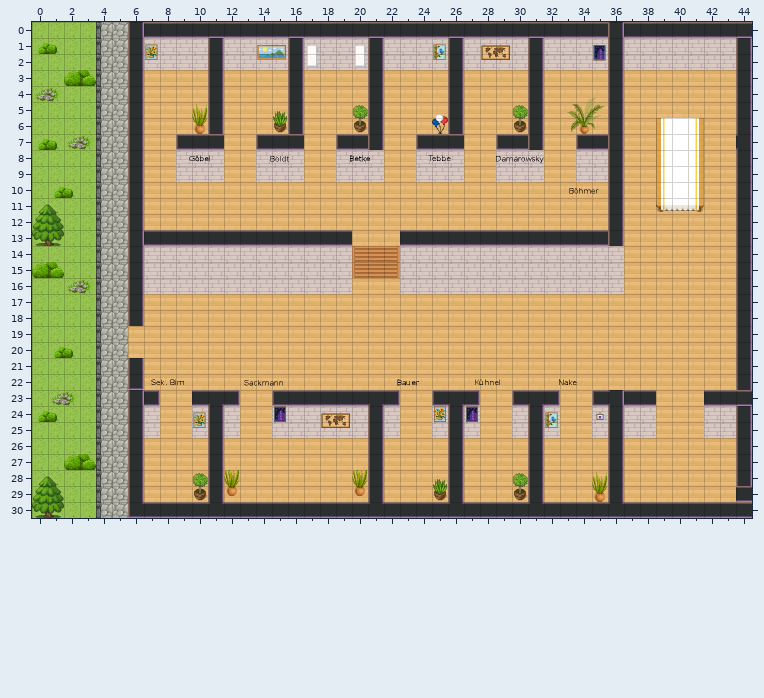
An edit to a level. Tiled map (JSON), office.tmj. The first picture shows the starting point.
Cells are 32x32 px. Shown: x 0..44, y 0..30.
And afterwards:
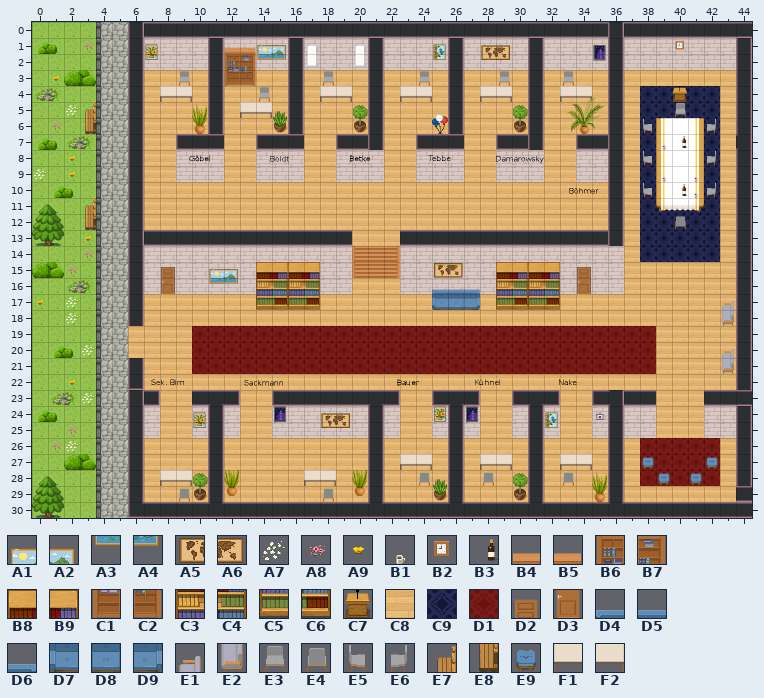
Key: from "WA_Decoration": A1 6, A2 7, A3 18, A4 19, A5 24, A6 25; from "WA_Exterior": A7 578, A8 581, A9 602; from "WA_Miscellaneous": B1 59, B2 78, B3 95; from "WA_Other_Furniture": B4 0, B5 1, B6 12, B7 13, B8 22, B9 23, C1 24, C2 25, C3 34, C4 35, C5 46, C6 47, C7 104; from "WA_Room_Builder": C8 350, C9 362, D1 387, D2 860, D3 885; from "WA_Seats": D4 3, D5 4, D6 5, D7 16, D8 17, D9 18, E1 83, E2 96, E3 117, E4 118, E5 119, E6 120, E7 147, E8 160, E9 163; from "WA_Tables": F1 55, F2 56.
__ is an empty cell.
Tiles replaced or removed in this view: C8.
Edits made:
Changed rows in their new state; .. is an unchanged cell.
Layer "floor/floor1":
first column x 38:
 4 C9 C9 C9 C9 C9
 5 C9 C9 C9 C9 C9
 6 C9 .. .. .. C9
 7 C9 .. .. .. C9
 8 C9 .. .. .. C9
 9 C9 .. .. .. C9
10 C9 .. .. .. C9
11 C9 C9 C9 C9 C9
12 C9 C9 C9 C9 C9
13 C9 C9 C9 C9 C9
14 C9 C9 C9 C9 C9
first column x 10:
19 D1 D1 D1 D1 D1 D1 D1 D1 D1 D1 D1 D1 D1 D1 D1 D1 D1 D1 D1 D1 D1 D1 D1 D1 D1 D1 D1 D1 D1
20 D1 D1 D1 D1 D1 D1 D1 D1 D1 D1 D1 D1 D1 D1 D1 D1 D1 D1 D1 D1 D1 D1 D1 D1 D1 D1 D1 D1 D1
21 D1 D1 D1 D1 D1 D1 D1 D1 D1 D1 D1 D1 D1 D1 D1 D1 D1 D1 D1 D1 D1 D1 D1 D1 D1 D1 D1 D1 D1
first column x 38:
26 D1 D1 D1 D1 D1
27 D1 D1 D1 D1 D1
28 D1 D1 D1 D1 D1
Layer "floor/floor2":
first column x 0:
 1 .. .. .. A8 .. .. .. .. .. .. .. .. .. .. .. .. .. .. .. .. .. .. .. .. .. .. .. .. .. .. .. .. .. .. .. .. .. .. .. .. .. .. .. ..
 3 .. A9 .. .. .. .. .. .. .. E3 .. .. .. .. .. .. .. .. E3 .. .. .. .. .. E3 .. .. .. .. E3 .. .. .. E3 .. .. .. .. .. .. .. .. .. ..
 4 .. .. .. .. .. .. .. .. F1 F2 .. .. .. .. E3 .. .. .. F1 F2 .. .. .. F1 F2 .. .. .. F1 F2 .. .. .. F1 F2 .. .. .. .. .. C7 .. .. ..
 5 .. .. A7 .. .. .. .. .. .. .. .. .. .. F1 F2 .. .. .. .. .. .. .. .. .. .. .. .. .. .. .. .. .. .. .. .. .. .. .. .. .. E3 .. .. ..
 6 .. A8 .. .. .. .. .. .. .. .. .. .. .. .. .. .. .. .. .. .. .. .. .. .. .. .. .. .. .. .. .. .. .. .. .. .. .. .. E5 .. .. .. E6 ..
 8 .. .. A9 .. .. .. .. .. .. .. .. .. .. .. .. .. .. .. .. .. .. .. .. .. .. .. .. .. .. .. .. .. .. .. .. .. .. .. E5 .. .. .. E6 ..
 9 A7 .. A9 .. .. .. .. .. .. .. .. .. .. .. .. .. .. .. .. .. .. .. .. .. .. .. .. .. .. .. .. .. .. .. .. .. .. .. .. .. .. .. .. ..
10 .. .. .. .. .. .. .. .. .. .. .. .. .. .. .. .. .. .. .. .. .. .. .. .. .. .. .. .. .. .. .. .. .. .. .. .. .. .. E5 .. .. .. E6 ..
12 .. .. .. .. .. .. .. .. .. .. .. .. .. .. .. .. .. .. .. .. .. .. .. .. .. .. .. .. .. .. .. .. .. .. .. .. .. .. .. .. E4 .. .. ..
13 .. .. .. A9 .. .. .. .. .. .. .. .. .. .. .. .. .. .. .. .. .. .. .. .. .. .. .. .. .. .. .. .. .. .. .. .. .. .. .. .. .. .. .. ..
14 .. .. .. A8 .. .. .. .. .. .. .. .. .. .. .. .. .. .. .. .. .. .. .. .. .. .. .. .. .. .. .. .. .. .. .. .. .. .. .. .. .. .. .. ..
15 .. .. A8 .. .. .. .. .. .. .. .. .. .. .. .. .. .. .. .. .. .. .. .. .. .. .. .. .. .. .. .. .. .. .. .. .. .. .. .. .. .. .. .. ..
17 A9 .. A7 .. .. .. .. .. .. .. .. .. .. .. .. .. .. .. .. .. .. .. .. .. .. .. .. .. .. .. .. .. .. .. .. .. .. .. .. .. .. .. .. E1
18 .. .. A7 .. .. .. .. .. .. .. .. .. .. .. .. .. .. .. .. .. .. .. .. .. .. .. .. .. .. .. .. .. .. .. .. .. .. .. .. .. .. .. .. E2
20 .. .. .. A7 .. .. .. .. .. .. .. .. .. .. .. .. .. .. .. .. .. .. .. .. .. .. .. .. .. .. .. .. .. .. .. .. .. .. .. .. .. .. .. E1
21 .. .. .. .. .. .. .. .. .. .. .. .. .. .. .. .. .. .. .. .. .. .. .. .. .. .. .. .. .. .. .. .. .. .. .. .. .. .. .. .. .. .. .. E2
22 .. .. A9 .. .. .. .. .. .. .. .. .. .. .. .. .. .. .. .. .. .. .. .. .. .. .. .. .. .. .. .. .. .. .. .. .. .. .. .. .. .. .. .. ..
23 .. .. .. A7 .. .. .. .. .. .. .. .. .. .. .. .. .. .. .. .. .. .. .. .. .. .. .. .. .. .. .. .. .. .. .. .. .. .. .. .. .. .. .. ..
25 .. .. A8 .. .. .. .. .. .. .. .. .. .. .. .. .. .. .. .. .. .. .. .. .. .. .. .. .. .. .. .. .. .. .. .. .. .. .. .. .. .. .. .. ..
26 .. A8 A7 .. .. .. .. .. .. .. .. .. .. .. .. .. .. .. .. .. .. .. .. .. .. .. .. .. .. .. .. .. .. .. .. .. .. .. .. .. .. .. .. ..
27 .. .. .. .. .. .. .. .. .. .. .. .. .. .. .. .. .. .. .. .. .. .. .. F1 F2 .. .. .. F1 F2 .. .. .. F1 F2 .. .. .. E9 .. .. .. E9 ..
28 .. .. .. .. .. .. .. .. F1 F2 .. .. .. .. .. .. .. F1 F2 .. .. .. .. .. E4 .. .. .. E4 .. .. .. .. E4 .. .. .. .. .. E9 .. E9 .. ..
29 .. .. .. .. .. .. .. .. .. E4 .. .. .. .. .. .. .. .. E4 .. .. .. .. .. .. .. .. .. .. .. .. .. .. .. .. .. .. .. .. .. .. .. .. ..
Layer "walls/walls2":
first column x 3:
 1 .. .. .. .. .. .. .. .. .. B4 B5 .. .. .. .. .. .. .. .. .. .. .. .. .. .. .. .. .. .. .. .. .. .. .. .. .. .. B2 ..
 2 .. .. .. .. .. .. .. .. .. B6 B7 .. .. .. .. .. .. .. .. .. .. .. .. .. .. .. .. .. .. .. .. .. .. .. .. .. .. .. ..
 3 .. .. .. .. .. .. .. .. .. C1 C2 .. .. .. .. .. .. .. .. .. .. .. .. .. .. .. .. .. .. .. .. .. .. .. .. .. .. .. ..
 5 E7 .. .. .. .. .. .. .. .. .. .. .. .. .. .. .. .. .. .. .. .. .. .. .. .. .. .. .. .. .. .. .. .. .. .. .. .. .. ..
 6 E8 .. .. .. .. .. .. .. .. .. .. .. .. .. .. .. .. .. .. .. .. .. .. .. .. .. .. .. .. .. .. .. .. .. .. .. .. .. ..
 7 .. .. .. .. .. .. .. .. .. .. .. .. .. .. .. .. .. .. .. .. .. .. .. .. .. .. .. .. .. .. .. .. .. .. .. .. B1 B3 ..
 9 .. .. .. .. .. .. .. .. .. .. .. .. .. .. .. .. .. .. .. .. .. .. .. .. .. .. .. .. .. .. .. .. .. .. .. .. B1 .. B1
10 .. .. .. .. .. .. .. .. .. .. .. .. .. .. .. .. .. .. .. .. .. .. .. .. .. .. .. .. .. .. .. .. .. .. .. .. .. B3 B1
11 E7 .. .. .. .. .. .. .. .. .. .. .. .. .. .. .. .. .. .. .. .. .. .. .. .. .. .. .. .. .. .. .. .. .. .. .. .. .. ..
12 E8 .. .. .. .. .. .. .. .. .. .. .. .. .. .. .. .. .. .. .. .. .. .. .. .. .. .. .. .. .. .. .. .. .. .. .. .. .. ..
15 .. .. .. .. .. D2 .. .. A1 A2 .. B8 B9 B8 B9 .. .. .. .. .. .. .. A5 A6 .. .. B8 B9 B8 B9 .. D2 .. .. .. .. .. .. ..
16 .. .. .. .. .. D3 .. .. A3 A4 .. C3 C4 C3 C4 .. .. .. .. .. .. .. D4 D5 D6 .. C3 C4 C3 C4 .. D3 .. .. .. .. .. .. ..
17 .. .. .. .. .. .. .. .. .. .. .. C5 C6 C5 C6 .. .. .. .. .. .. .. D7 D8 D9 .. C5 C6 C5 C6 .. .. .. .. .. .. .. .. ..
